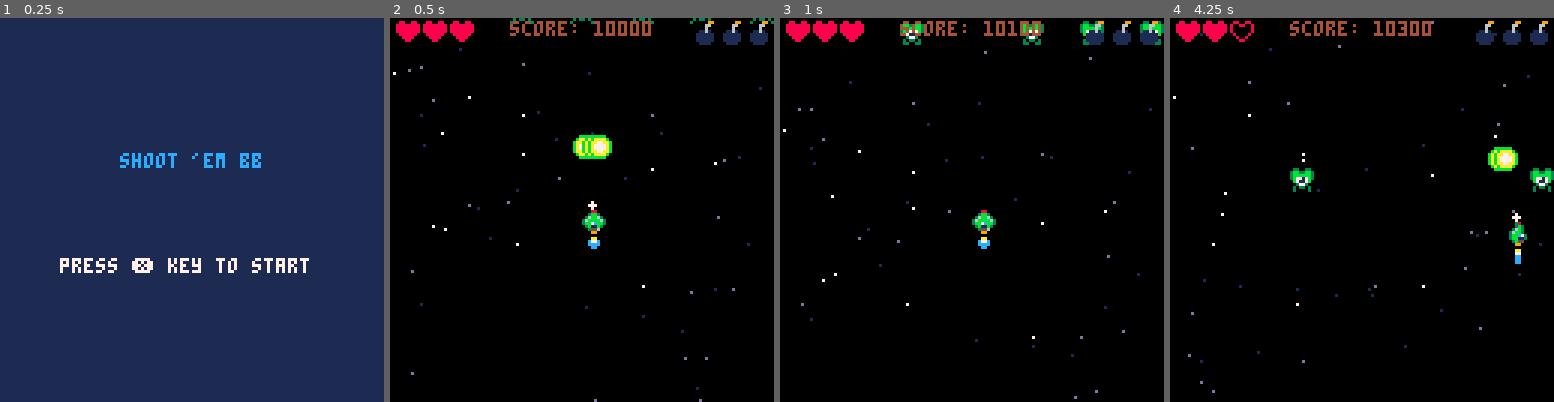
Above: before the commit, frames 1-4 (left to right).
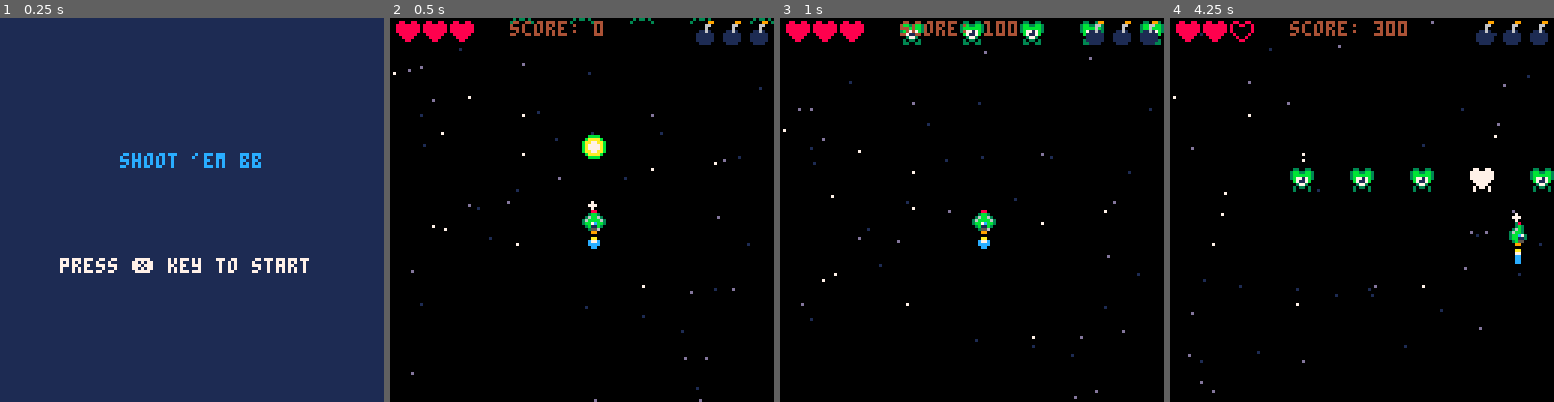
Above: after the commit, the same moments.

Repository: ata-o/shmup
Game: PICO-8 cartridge shmup.p8
Same seed, same stepped clock (60 frames per second), same inputs: the game is played once before the commit and once after it.
Inputs:
- Up to frame 1 (0.25 s): no input
- Up to frame 2 (0.5 s): tap X (X key) at 0.33 s
- Up to frame 3 (1 s): no input
- Up to frame 4 (4.25 s): tap X (X key) at 1.07, 1.85, 2.97, 4.08 s; hold Right 1.6-2.1 s; hold Up 2.15-2.42 s; hold Right 2.47-3.03 s; hold Left 3.08-3.58 s; hold Down 3.63-3.97 s; hold Right from 4.02 s (still down)

Frame 1 is identical in both runs. In frame 2, 0.7% of the frame differs, in the area x 47-68%, y 0-37%; in frame 3, 0.5%; in frame 4, 1.4%, in the area x 46-91%, y 0-46%.

Commit message:
add: explosions

Diff:
--- a/shmup.p8
+++ b/shmup.p8
@@ -77,6 +77,7 @@
 end
 
 function draw_ship()
+	--todo: use pal color flash when hit
 	if ship.invulnerable > 0 then
 		if sin(t/4) < 0.5 then
 			draw_ship_sprites()
@@ -141,7 +142,7 @@
 		else
 			ship.shottimer = 3
 			ship.muzzle=5
-			make_bullet(3)
+			make_bullet(1)
 			sfx(0)
 		end
 	end
@@ -256,7 +257,7 @@
 function make_game()
 	game={}
 	game.stage = "start"
-	game.score = 10000
+	game.score = 0
 	game.life = 3
 	game.maxlife = 3
 	game.lifespr = 11
@@ -316,10 +317,18 @@
 			if collide(bul, enem) then
 				-- TODO: add explosion effect
 				-- TODO: add enemy death anim
-				sfx(3)
+				sfx(4)
 				game.score += 100
+
 				del(bullets, bul)
-				del(enemies, enem)
+
+				enem.hp -= 1
+				enem.flash=3
+				if enem.hp <= 0 then
+					sfx(3)
+					del(enemies, enem)
+					make_particle(enem.x-3, enem.y-3)
+				end
 			end
 		end
 	end
@@ -372,6 +381,7 @@
 		draw_ship()
 		draw_bullets()
 		draw_enemies()
+		draw_particles()
 		draw_ui()
 end
 
@@ -419,31 +429,39 @@
 	make_ship()
 	init_bullets()
 	init_enemies()
+	init_particles()
 end
 -->8
 
 function init_enemies()
 	enemies = {}
-
 	 for i=1,5 do
 		spawn_enemy(20+(i*20))
 	 end
-
-
 end
 
 function spawn_enemy(x)
 	local myen={
 		x=x,
 		y=-8,
-		spr=21
+		spr=21,
+		hp=5,
+		flash=0
 	}
 	add(enemies, myen)
 end
 
 function draw_enemies()
 	for enem in all(enemies) do
+		if enem.flash > 0 then
+			enem.flash -= 1
+			--todo: use pal to make new enemies
+			for i=1,15 do
+				pal(i,7)
+			end
+		end
 		draw_object(enem)
+		pal()
  	end
 end
 
@@ -462,33 +480,86 @@
 end
 
 
-…(30 lines of a section not shown)…
+-->8
+--particles
+
+function init_particles()
+	explods = {}
+end
+
+function make_particle(x,y)
+	local expl={
+		x=x,
+		y=y,
+		spr=64,
+		age=1
+	}
+	add(explods, expl)
+end
+
+function draw_particles()
+	local exframes = {64,66,66,68,70,70,72,72}
+	for exp in all(explods) do
+		spr(exframes[flr(exp.age)], exp.x, exp.y, 2, 2)
+		exp.age+=0.75
+		if exp.age >= #exframes then
+			del(explods, exp)
+		end
+ 	end
+end
+…(56 lines of a section not shown)…
Not shown, changed: 30 lines of the sprite sheet (__gfx__) section of shmup.p8
Not shown, changed: the sound effects (__sfx__) section of shmup.p8
